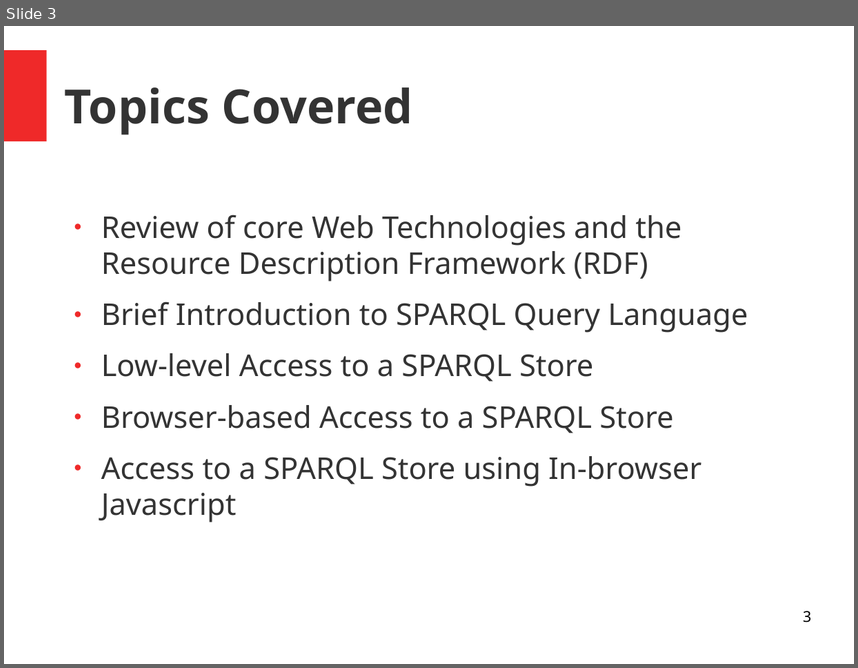
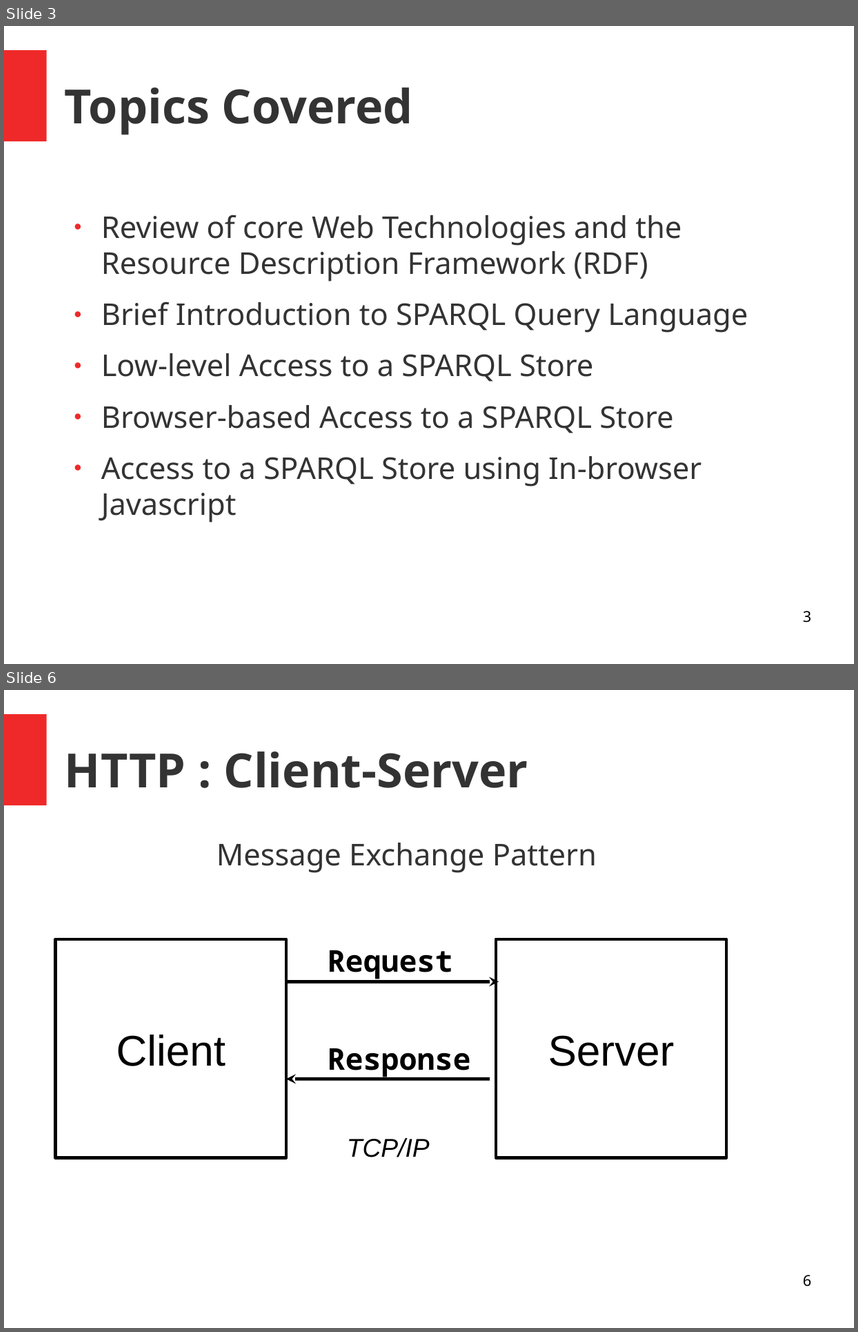
Before and after one commit to danja/danja.github.io, a slide deck: tutorials/browser-sparql-apps/slides.odp. Shown one above the other, each under a label of ours: slide 3 before the commit, slides 3 and 6 after it; the slides between them are not shown. The pictures are 858x668 and 858x1332 pixels, drawn with LibreOffice and Linux fonts; fonts in the diff are those of the drawing. Boxes give left, top, right and bottom in pixels: in the first picture for what was removed or moved away, otherwise in the second. Text is boxed around its words. In the diff, an @@ line names an element or a change of style, - is before the commit and + after.

```diff
--- a/tutorials/browser-sparql-apps/slides.odp
+++ b/tutorials/browser-sparql-apps/slides.odp
@@ slide 6 added at (4, 690, 854, 1328), background #FFFFFF; not listed: 1 template element that a slide beside it also shows @@
@@ title added at (65, 751, 528, 788), 44 pt, text #333333, bold @@
+HTTP : Client-Server
@@ text added at (217, 842, 597, 873), 28 pt, text #333333 @@
+Message Exchange Pattern
@@ rectangle added at (56, 939, 286, 1157), outline #000000 2.83 pt, 40 pt, text #000000 @@
+Client
@@ text added at (328, 950, 453, 979), 28 pt, text #000000, bold @@
+Request
@@ rectangle added at (496, 939, 727, 1157), outline #000000 2.83 pt, 40 pt, text #000000 @@
+Server
@@ arrow added from (286, 982) to (499, 982), #000000 3 pt @@
@@ text added at (328, 1048, 471, 1078), 28 pt, text #000000, bold @@
+Response
@@ arrow added from (490, 1078) to (286, 1078), #000000 3 pt @@
@@ text added at (347, 1138, 430, 1157), 24 pt, text #000000, italic @@
+TCP/IP
@@ page number added at (803, 1274, 811, 1286), 14 pt, text #000000 @@
+6
```
Also in this commit, not shown: 1 slide changed, 2 other slides added, 9 other files.
